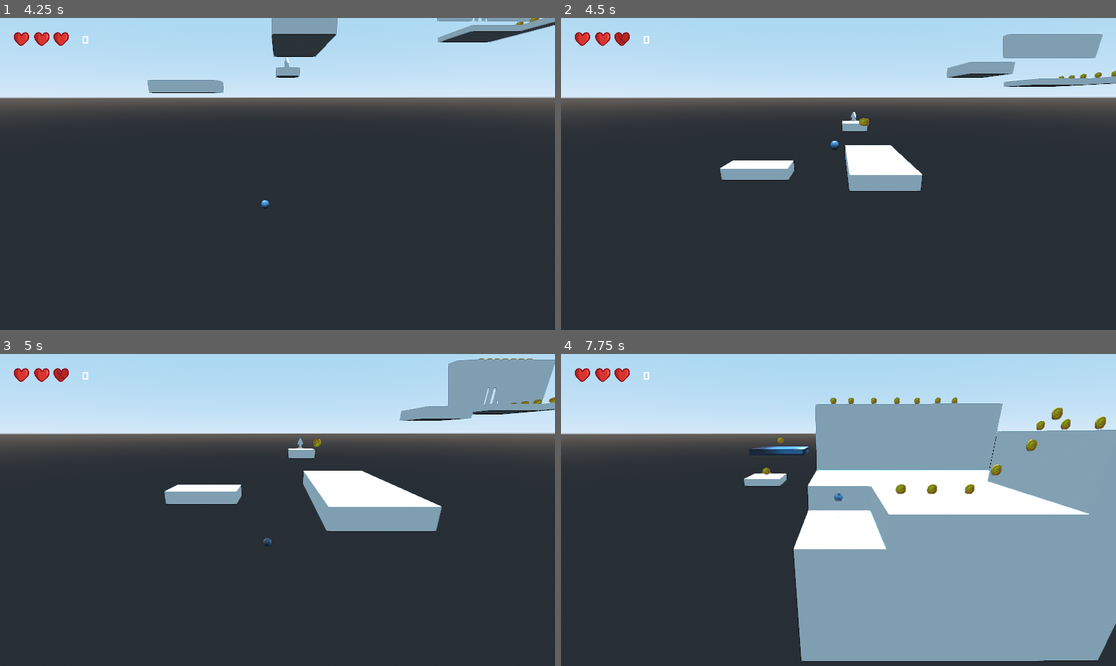
Above: before the commit, frames 1-4 (two rows, left to right).
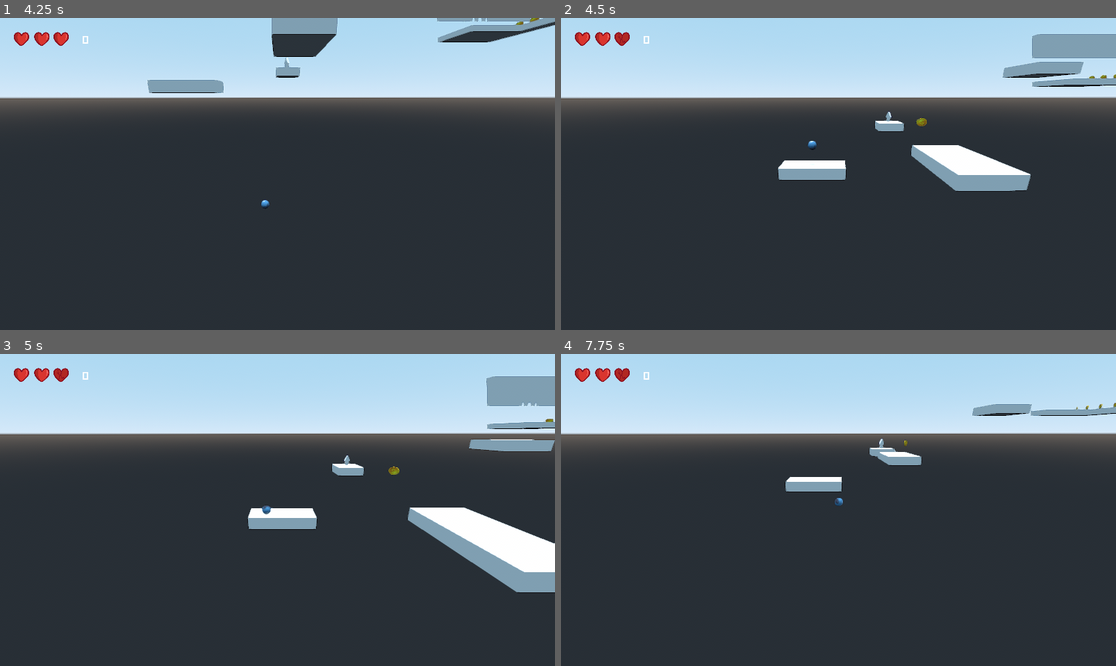
Above: after the commit, the same moments.

Repository: PedroCarbone/Oldies_2do_Parcial
Game: Godot game, scene res://scenes/EscenasGameplay/level 3/level_3.tscn
The game is run twice, just before and just after one commit, with the same random seed, the same clock (stepped at 60 frames per second) and the same inputs. This scene is started directly instead of the project's main scene. The engine's default icon, where the game draws it, is replaced by a stand-in: a white triangle on a blue panel in a dark square.
Inputs (mouse positions are in pixels of both pictures, inside the frame that each line leads up to):
- Up to frame 1 (4.25 s): hold Right (ui_right) 0.53-1.28 s; tap Space (ui_select) at 0.77, 1.52, 3.02, 3.77 s; hold Down (ui_down) 1.28-2.03 s; hold Right (ui_right) 2.03-2.78 s; hold Up (ui_up) 2.78-3.53 s; hold Left (ui_left) from 3.53 s (still down)
- Up to frame 2 (4.5 s): keep holding Left (ui_left)
- Up to frame 3 (5 s): keep holding Left (ui_left); tap Space (ui_select) at 4.52 s
- Up to frame 4 (7.75 s): release Left (ui_left) at 5.03 s; hold Down (ui_down) 5.03-5.78 s; hold Right (ui_right) 5.78-6.5 s; tap Space (ui_select) at 6.02, 7.52 s; click (721, 612) at 6.5 s, where only the run before the commit has a clickable "REINICIAR NIVEL"; hold Up (ui_up) from 7.28 s (still down)

Frame 1 is identical in both runs. In frame 2, 7.8% of the frame differs, in the area x 28-100%, y 5-56%; in frame 3, 13%; in frame 4, 46%, in the area x 10-100%, y 4-99%.

Commit message:
final fixes

Diff:
--- a/project.godot
+++ b/project.godot
@@ -29,6 +29,7 @@
 
 [rendering]
 
+quality/filters/sharpen_intensity=1.0
 quality/directional_shadow/size=8140
 quality/shadow_atlas/size=16384
 quality/reflections/irradiance_max_size=2048
@@ -39,4 +40,3 @@
 quality/filters/use_fxaa=true
 quality/filters/use_debanding=true
 environment/default_environment="res://default_env.tres"
-quality/filters/sharpen_intensity=1.0
--- a/scenes/EscenasGameplay/level 3/level_3.tscn
+++ b/scenes/EscenasGameplay/level 3/level_3.tscn
@@ -44,7 +44,7 @@
 "times": PoolRealArray( 0, 0.5 ),
 "transitions": PoolRealArray( 1, 1 ),
 "update": 0,
-"values": [ Vector3( -23.9342, 9.11783, 0.256427 ), Vector3( -23.9342, 2.36086, 0.256427 ) ]
+"values": [ Vector3( -41.604, 9.118, 0.256 ), Vector3( -41.604, 2.361, 0.256 ) ]
 }
 
 [sub_resource type="BoxShape" id=6]
@@ -670,7 +670,6 @@
 shape = SubResource( 1 )
 
 [node name="MeshInstance" type="MeshInstance" parent="recompensa"]
-transform = Transform( 1, 0, 0, 0, 1, 0, 0, 0, 1, 0, 0, 0 )
 mesh = SubResource( 2 )
 material/0 = null
 
